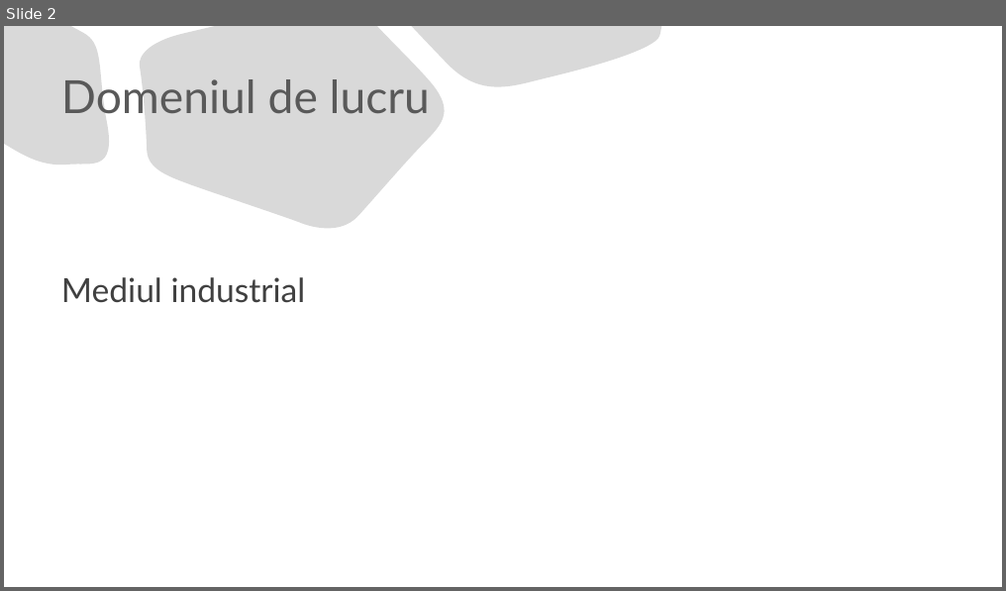
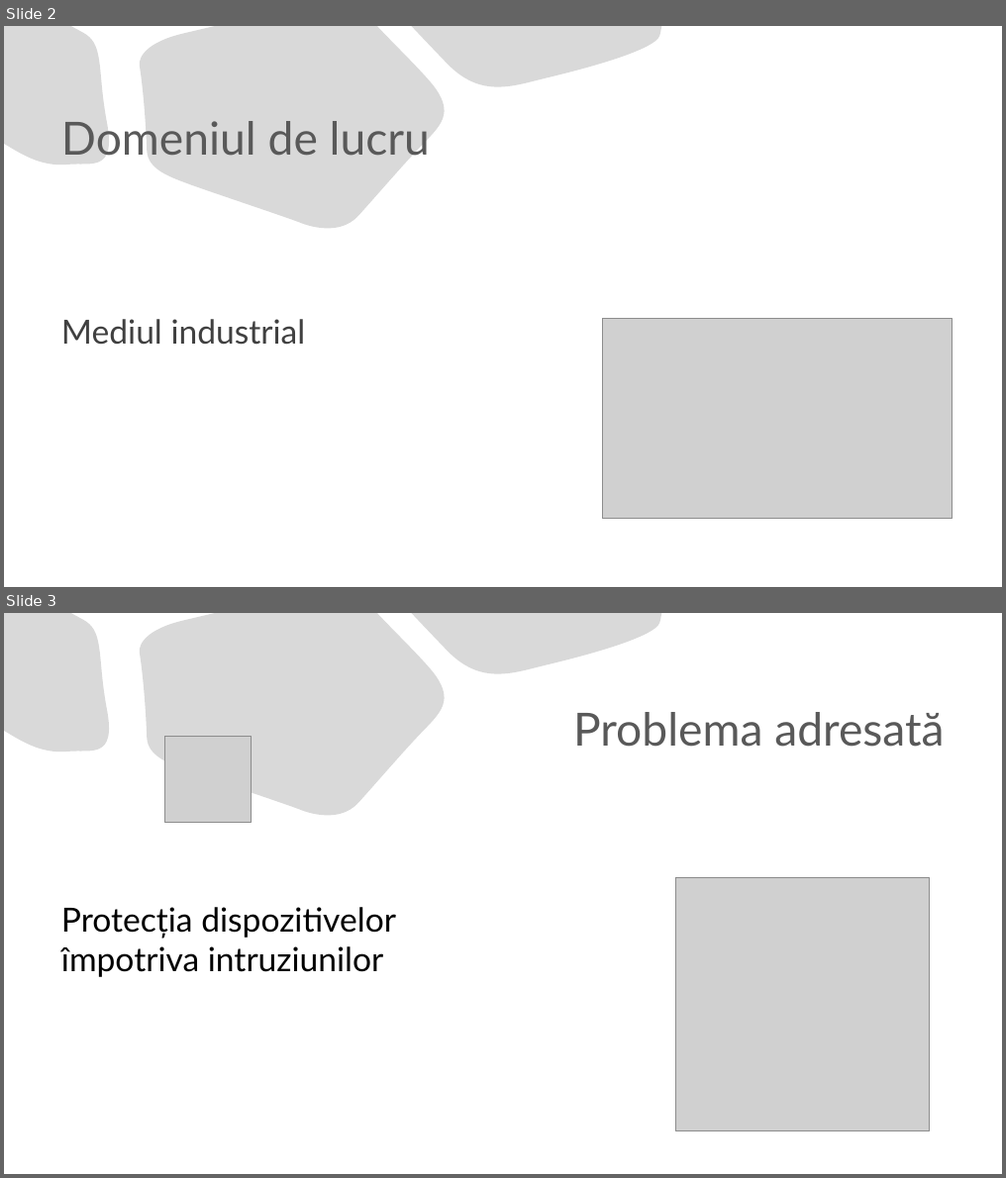
Before and after one commit to TheodorPredescu/Intrusion-Detection-and-Prevention-System, a slide deck: document/prezentare_scss.pptx. Shown one above the other, each under a label of ours: slide 2 before the commit, slides 2 and 3 after it. The pictures are 1006x591 and 1006x1178 pixels, drawn with LibreOffice and Linux fonts; fonts in the diff are those of the drawing; grey boxes stand for pictures. Boxes give left, top, right and bottom in pixels: in the first picture for what was removed or moved away, otherwise in the second. Text is boxed around its words. In the diff, an @@ line names an element or a change of style, - is before the commit and + after.

```diff
--- a/document/prezentare_scss.pptx
+++ b/document/prezentare_scss.pptx
@@ slide 3 added at [4, 613, 1002, 1174], background #FFFFFF; not listed: 3 template elements that a slide beside it also shows @@
@@ title added at [573, 712, 944, 747], 44 pt, text #595959 @@
+Problema adresată
@@ picture added at [165, 736, 252, 822] @@
@@ picture added at [675, 877, 930, 1132] @@
@@ text added at [61, 907, 396, 977], 32 pt, text #000000 @@
+Protecția dispozitivelor împotriva intruziunilor
@@ slide 2 changed as well @@
@@ title "Domeniul de lucru": place and size @@
-title "Domeniul de lucru" at [61, 79, 430, 114]
+title "Domeniul de lucru" at [61, 121, 430, 156]
@@ text "Mediul industrial": place and size @@
-text "Mediul industrial" at [61, 277, 306, 303]
+text "Mediul industrial" at [61, 319, 306, 345]
@@ picture added at [602, 319, 952, 519] @@
```
Also in this commit, not shown: 6 other slides changed, 1 slide removed, 16 other files.
